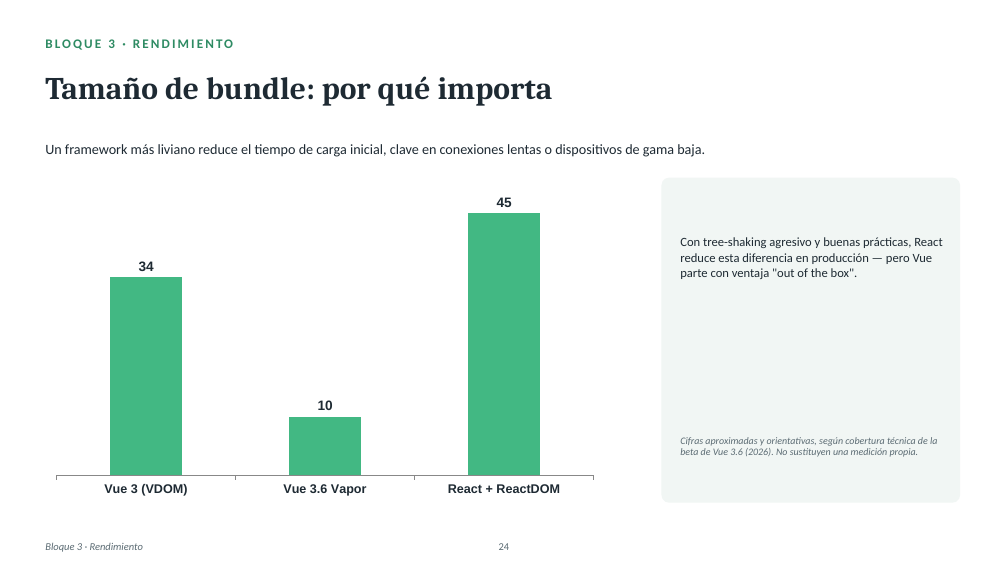
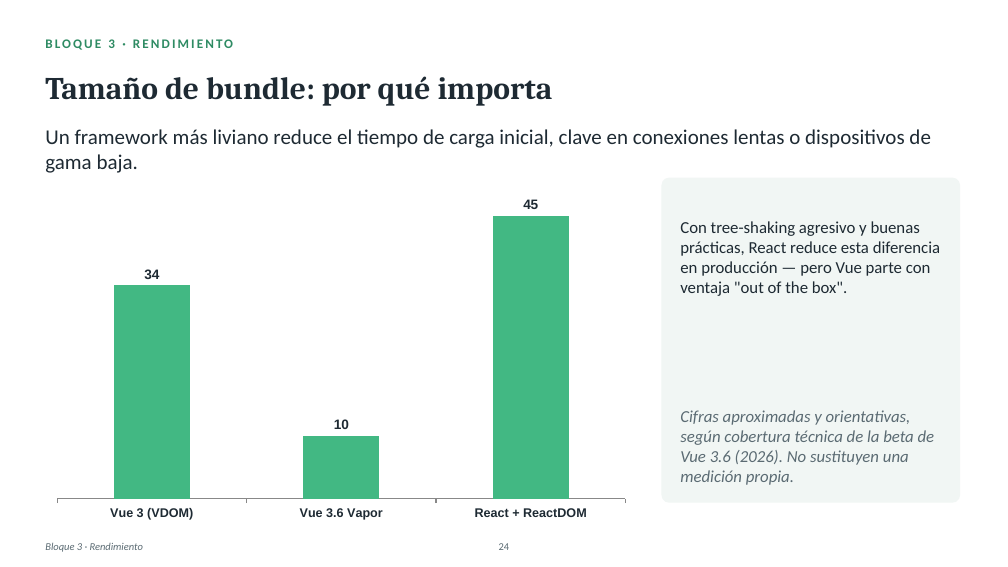
Before and after one commit to Agro-Ros-DSS-UTN/PoC, a slide deck: slide 25 of Vue_vs_React_PoC (2).pptx. Drawn at 1008x567 pixels with LibreOffice and Linux fonts; fonts in the diff are those of the drawing. Boxes give left, top, right and bottom in pixels: in the first picture for what was removed or moved away, otherwise in the second. Text is boxed around its words. In the diff, an @@ line names an element or a change of style, - is before the commit and + after.

```diff
--- a/Vue_vs_React_PoC (2).pptx
+++ b/Vue_vs_React_PoC (2).pptx
@@ text "Un framework más liviano reduce ..." at [45,129,930,173]: size 13.5 to 20 pt @@
@@ column chart: place and size @@
-column chart at [45,178,605,503]
+column chart at [45,178,637,526]
@@ text "Con tree-shaking agresivo y buenas ..." at [680,221,940,296]: size 12 to 16 pt @@
@@ text "Cifras aproximadas y orientativas, según ..." at [680,410,935,485]: size 9.5 to 16 pt @@
```
Also in this commit, not shown: 34 other slides changed.
